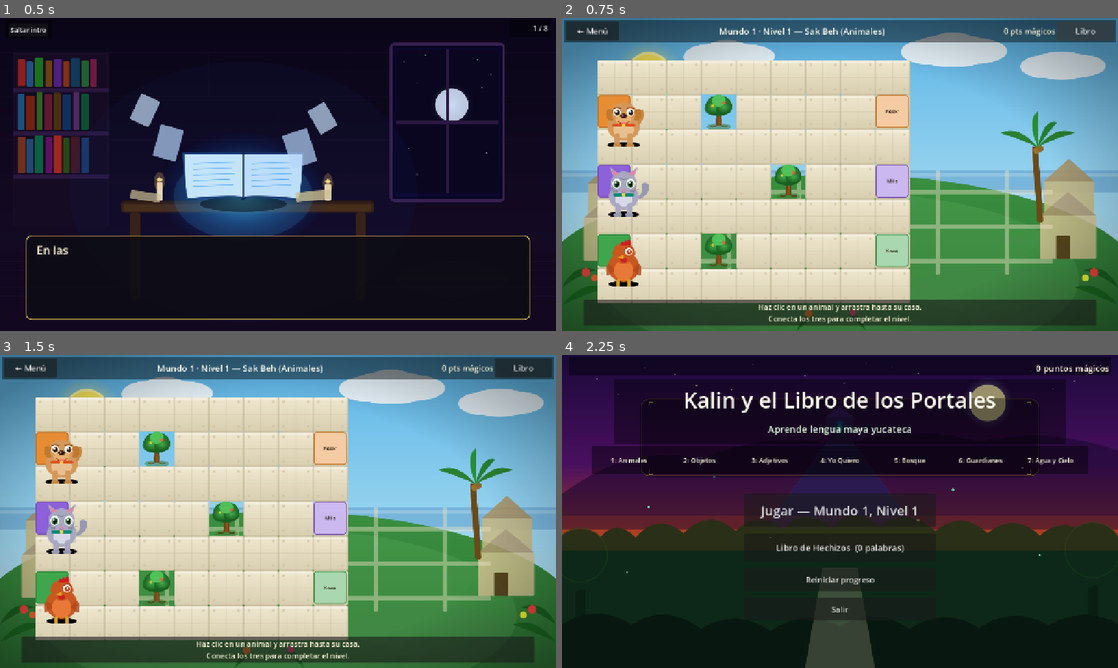
Above: before the commit, frames 1-4 (two rows, left to right).
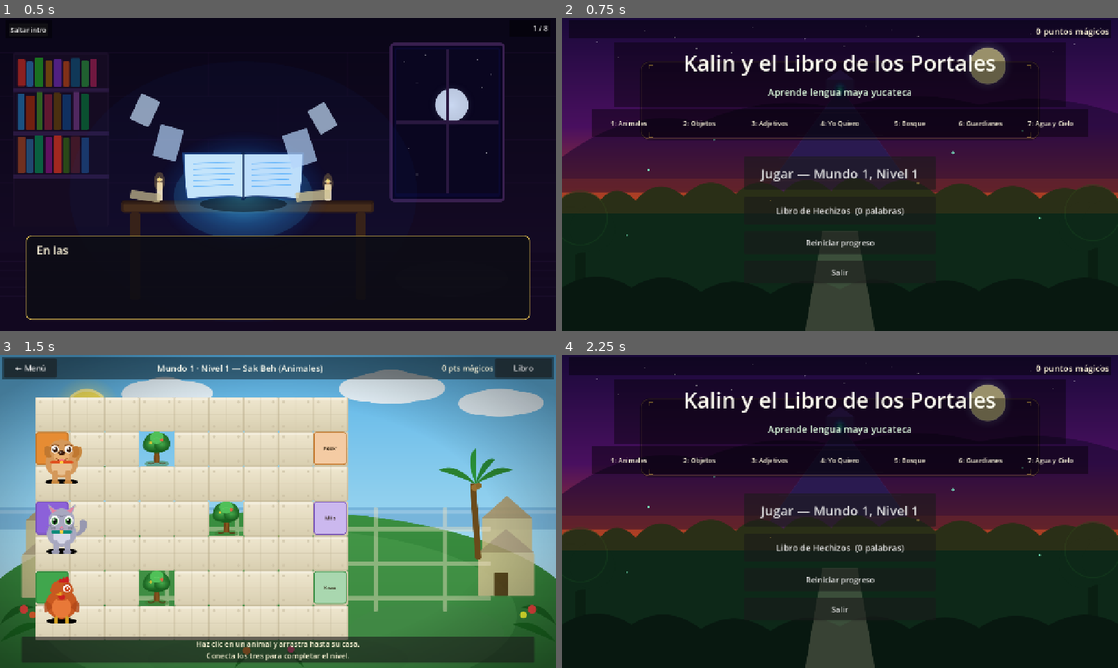
Above: after the commit, the same moments.

Repository: ElRaizer/Kalin-Libro-De-Portales
Game: Godot game, scene res://scenes/Intro.tscn
Two runs of this game, one before a commit and one after it. Both use one fixed random seed, a clock stepped at 60 frames per second and the inputs below.
Inputs (mouse positions are in pixels of both pictures, inside the frame that each line leads up to):
- Up to frame 1 (0.5 s): no input
- Up to frame 2 (0.75 s): click "Saltar intro" at 0.5 s
- Up to frame 3 (1.5 s): click (278, 511) at 1.25 s, where only the run after the commit has a clickable "Jugar — Mundo 1, Nivel 1"
- Up to frame 4 (2.25 s): click "← Menú" at 2 s

Frame 1 is identical in both runs. In frame 2, 99% of the frame differs, in the area x 0-100%, y 0-100%; in frame 3, less than 0.1%; in frame 4, nothing differs.

Commit message:
Corrección de intro
Al omitir la intro, en vez de dirigirte al primer nivel, te lleva al menú del juego

Diff:
--- a/scripts/Intro.gd
+++ b/scripts/Intro.gd
@@ -206,7 +206,7 @@
 		rect.texture = tex
 
 func _on_skip() -> void:
-	_go_to_level1()
+	GameManager.go_to_scene("main_menu")
 
 func _go_to_level1() -> void:
 	# Mark intro as seen
